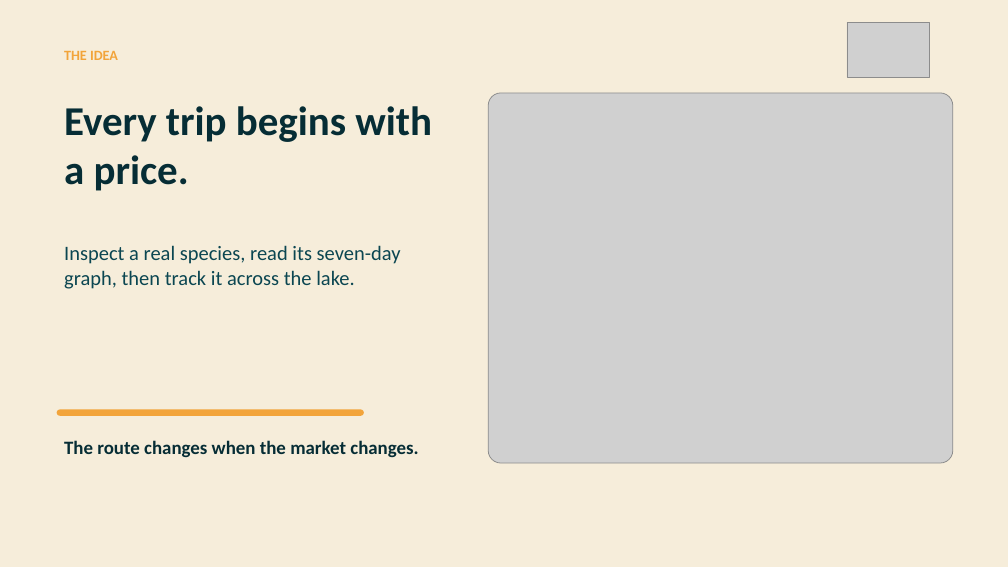
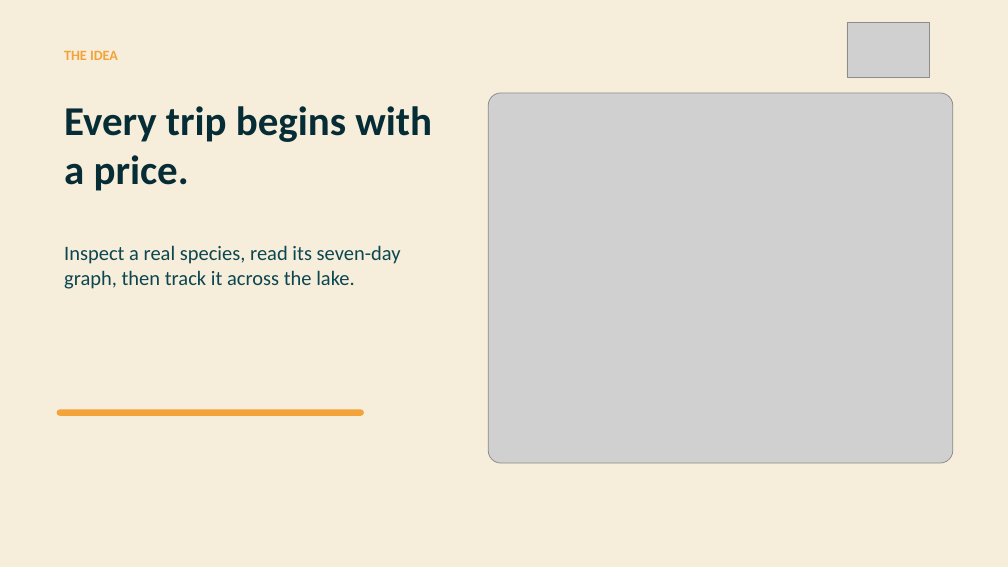
Before and after one commit to Prunty2/GameCompNew, a slide deck: slide 2 of output/presentation/FSHING-Elevator-Pitch.pptx. Drawn at 1008x567 pixels with LibreOffice and Linux fonts; fonts in the diff are those of the drawing; grey boxes stand for pictures. Boxes give left, top, right and bottom in pixels: in the first picture for what was removed or moved away, otherwise in the second. Text is boxed around its words. In the diff, an @@ line names an element or a change of style, - is before the commit and + after.

Commit message:
docs: remove pitch idea footer line

```diff
--- a/output/presentation/FSHING-Elevator-Pitch.pptx
+++ b/output/presentation/FSHING-Elevator-Pitch.pptx
@@ text removed at (64, 440, 418, 458) @@
-The route changes when the market changes.
```
